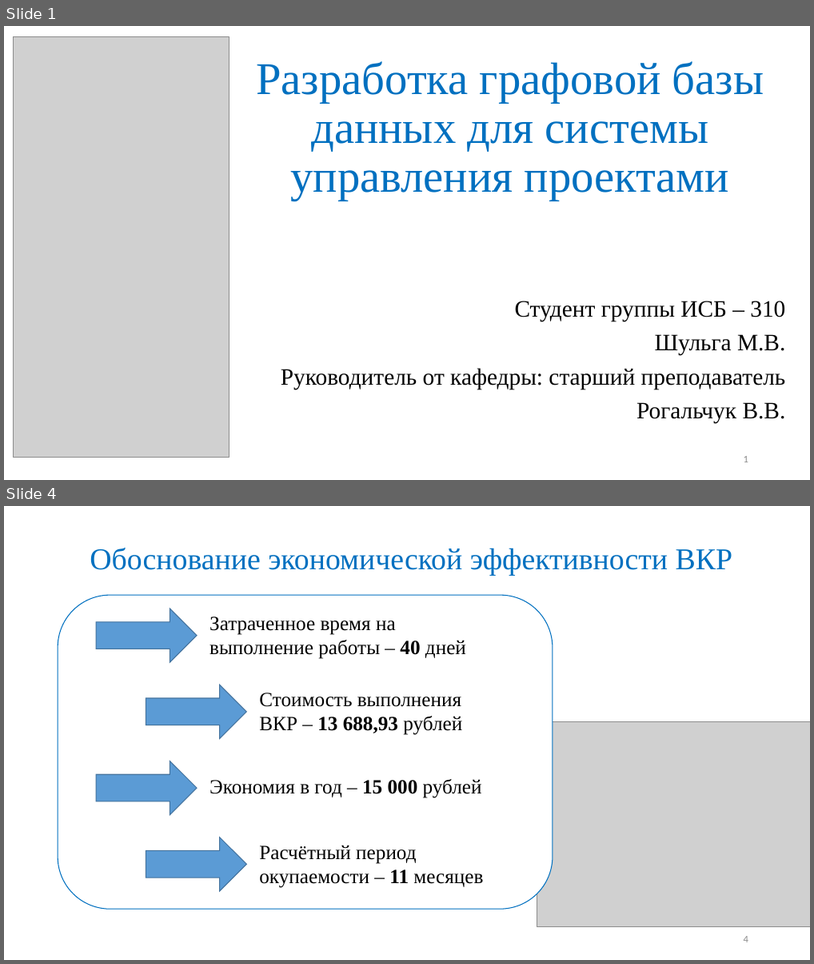
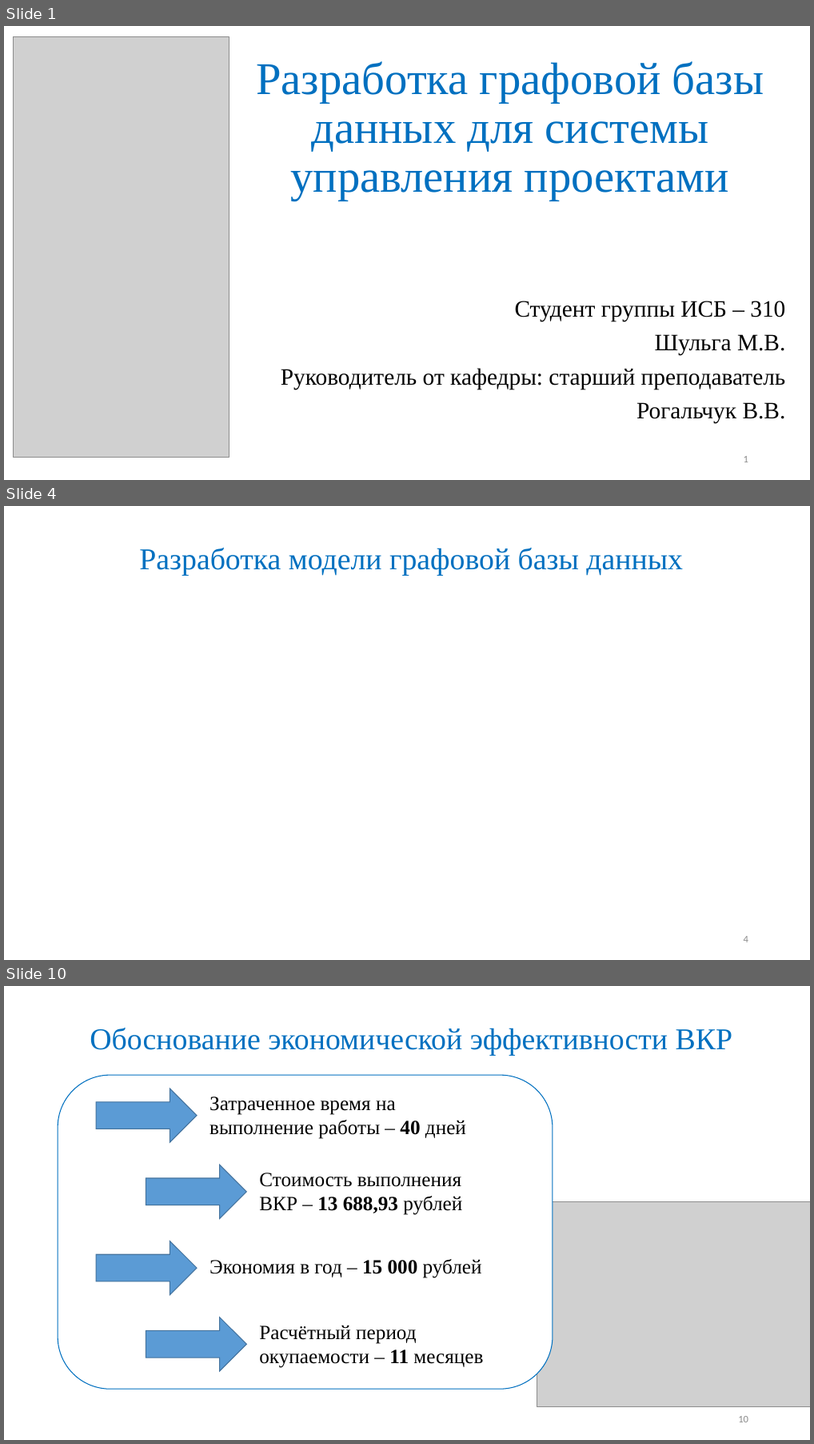
Before and after one commit to Maglus/-2017, a slide deck: Презентация ВКР2017.pptx. Shown one above the other, each under a label of ours: slides 1 and 4 before the commit, slides 1, 4 and 10 after it; the slides between them are not shown. The pictures are 814x964 and 814x1444 pixels, drawn with LibreOffice and Linux fonts; fonts in the diff are those of the drawing; grey boxes stand for pictures. Boxes give left, top, right and bottom in pixels: in the first picture for what was removed or moved away, otherwise in the second. Text is boxed around its words. In the diff, an @@ line names an element or a change of style, - is before the commit and + after.

```diff
--- a/Презентация ВКР2017.pptx
+++ b/Презентация ВКР2017.pptx
@@ slide 4 added at [4, 506, 810, 960], background #FFFFFF @@
@@ title added at [139, 548, 683, 576], 36 pt, text #0070C0 @@
+Разработка модели графовой базы данных
@@ page number added at [744, 936, 749, 942], 12 pt, text #8C8C8C @@
+4
@@ what was slide 4 is now slide 10 @@
@@ page number at [738, 1416, 749, 1422]: text changed @@
-4
+10
```
Also in this commit, not shown: 2 slides changed, 5 other slides added.
